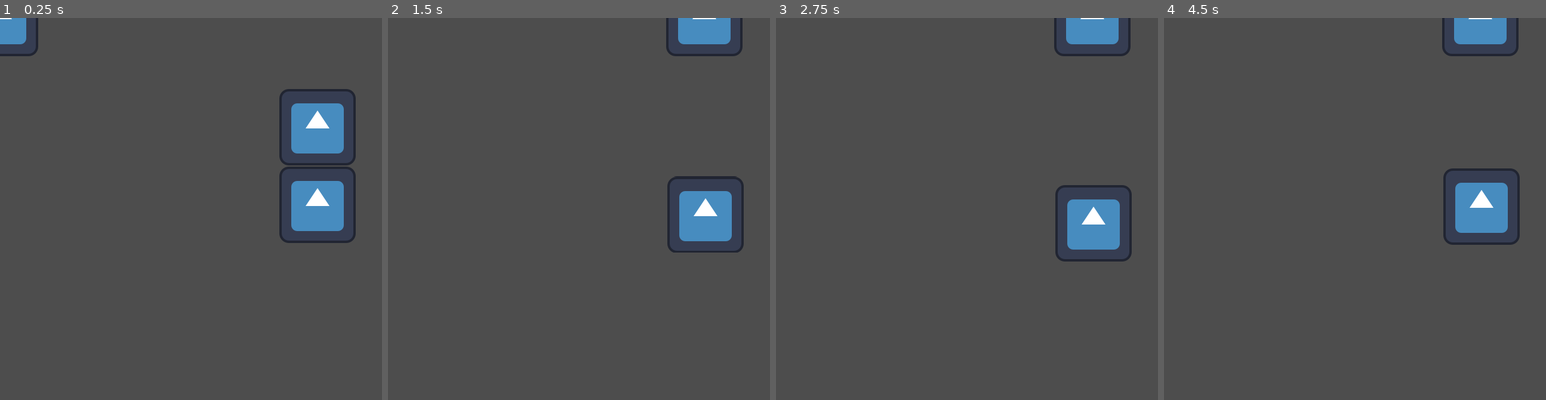
Above: before the commit, frames 1-4 (left to right).
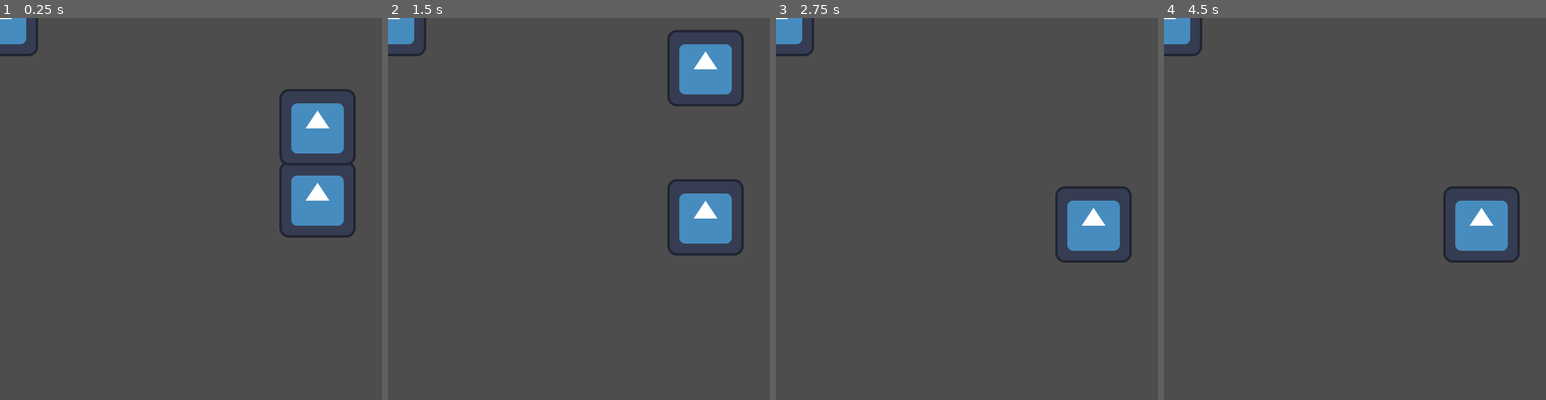
Above: after the commit, the same moments.

Repository: Braden-Kapp/JustFishin
Game: Godot game, scene res://Scenes/node_2d.tscn
Same seed, same stepped clock (60 frames per second), same inputs: the game is played once before the commit and once after it. The project has no main scene, so this scene is started directly. The engine's default icon, where the game draws it, is replaced by a stand-in: a white triangle on a blue panel in a dark square.
Inputs:
- Up to frame 1 (0.25 s): no input
- Up to frame 2 (1.5 s): hold Space (fishButtons) 0.53-1.28 s; tap Space (fishButtons) at 1.35 s
- Up to frame 3 (2.75 s): hold Space (fishButtons) from 2.03 s (still down)
- Up to frame 4 (4.5 s): release Space (fishButtons) at 2.78 s; tap Space (fishButtons) at 2.85, 4.35 s; hold Space (fishButtons) 3.53-4.28 s; tap Enter at 4.25 s

The runs differ from the first frame. In frame 1, 1.0% of the frame differs, in the area x 73-94%, y 38-59%; in frame 2, 4.5%, in the area x 0-94%, y 0-63%; in frame 3, 2.1%; in frame 4, 3.7%.
Error after the commit: Invalid assignment of property or key 'visible' with value of type 'bool' on a base object of type 'null instance'. (res://Scripts/LOADER.gd:36)

Commit message:
Edits to all scripts to sync starting and ending fishing

Diff:
--- a/Scripts/CompletionTracker.gd
+++ b/Scripts/CompletionTracker.gd
@@ -1,29 +1,29 @@
 extends Node2D
-
+signal catch
 
 var startTracking: bool = false
 var current: int
 var gain: bool
-var caught: bool
 
 @onready var sprite = $Sprite2D
 
 func start_tracking():
 	startTracking = true
 	current = 20
-	caught = false
+	sprite.position.x = 0 #TESTINGONLY
 
 
 func _process(delta: float) -> void:
 	if startTracking:
 			if gain:
-				current += 2
+				current += 1
 			else:
 				current -= 1
 
-			if current >= 80:
-				caught = true
-				sprite.position.x = 530
+			if current >= 200:
+				startTracking = false #Stops repeats
+				sprite.position.x = 530 #TESTINGONLY
+				emit_signal("catch")
 
 
 func _on_area_2d_player_area_entered(area: Area2D) -> void:
--- a/Scripts/FishManager.gd
+++ b/Scripts/FishManager.gd
@@ -14,7 +14,8 @@
 #It's that or inspector and I don't really trust the inspector
 func _ready() -> void:
 	# Add fish using helper
-	_create_fish("Bass", "res://Art/icon.svg", 3.5, 1.5, [10.0, 25.5, 40.0])
+	#Y vals should be between -254 and 75
+	_create_fish("Bass", "res://Art/icon.svg", 35, 1.5, [-200.0, 25.5, 30.0, -120, -40, -60, -25])
 	_create_fish("Trout", "res://Art/icon.svg", 5.0, 0.8, [15.0, 30.0, 50.0])
 	_create_fish("Catfish", "res://Art/icon.svg", 1.2, 4.0, [80.0, 90.0, 100.0])
 
--- a/Scripts/Fishing.gd
+++ b/Scripts/Fishing.gd
@@ -14,16 +14,18 @@
 var waitTime: float = 0.0
 var isMoving: bool = false
 
-
+func stop_Fishing():
+	isMoving = false
+	fishSprite.visible = false
+	curFishPositions = []
+	targetPosition.y = 0
+	posSize = 0
 
 func start_Fishing(data: FishData):
 	if not data:
 		return
-
 	# Receive Fish
 	curFish = data
-
-
 	# Set Up
 	speed = curFish.speed * 10
 	waitTime = curFish.wait_time
@@ -34,7 +36,6 @@
 
 	if fishSprite and curFish.image:
 		fishSprite.texture = curFish.image
-
 	# ENSURE coordinates exist
 	if posSize > 0:
 		targetPosition = Vector2(startX, curFishPositions[current])
@@ -46,21 +47,23 @@
 	if not isMoving or posSize == 0:
 		return
 
-	# Move toward current target
+	# Move toward target
 	if global_position != targetPosition:
 		global_position = global_position.move_toward(targetPosition, speed * delta)
 	else:
-		 #pause and pick next position
+		 #pause and pick
 		_advance_to_next_position()
 
 func _advance_to_next_position() -> void:
 	isMoving = false
 
-	# Wait before moving to the next coordinate
+	# Wait before moving
 	if waitTime > 0:
 		await get_tree().create_timer(waitTime * 0.4).timeout
-
-	# Increment index and wrap around safely using modulo (%)
+	# ERROR CHECK: posSize could,ve been set to 0 during await!
+	if posSize == 0:
+		return
+	# Increment index and wrap
 	current = (current + 1) % posSize
 	targetPosition.y = curFishPositions[current]
 
--- a/Scripts/LOADER.gd
+++ b/Scripts/LOADER.gd
@@ -3,11 +3,47 @@
 @onready var manager = $FishManager
 @onready var fish = $Fish
 @onready var tracker = $CompletionTracker
-# Called when the node enters the scene tree for the first time.
+@onready var player = $Player
+
+#Sprites To Have a toggle all visibilty function here
+#Better Here than having to deal with all scripts
+@onready var playerSprite = $Player/PlayerSprite
+@onready var fishSprite = $Fish/FishSprite
+@onready var barSprite = $Art/FishingBar
+@onready var CompletionSprite = $CompletionTracker/Sprite2D
+
 func _ready():
-	fish.start_Fishing(manager.fish_library[0])
-	tracker.start_tracking()
+	if player.has_signal("cast"):
+		player.cast.connect(on_cast)
+	if tracker.has_signal("catch"):
+		tracker.catch.connect(on_catch)
+	#fish.start_Fishing(manager.fish_library[0])
+	#tracker.start_tracking()
 
 # Called every frame. 'delta' is the elapsed time since the previous frame.
 func _process(delta: float) -> void:
 	pass
+
+func hide_fishing():
+	playerSprite.visible = false
+	fishSprite.visible = false
+	barSprite.visible = false
+	CompletionSprite.visible = false
+
+func show_fishing():
+	playerSprite.visible = true
+	fishSprite.visible = true
+	barSprite.visible = true
+	CompletionSprite.visible = true
+
+func on_cast():
+	show_fishing()
+	player.fishing = true
+	fish.start_Fishing(manager.fish_library[1])
+	tracker.start_tracking()
+
+func on_catch():
+	hide_fishing()
+	fish.stop_Fishing()
+	#await fish being thrown animation
+	player.fishing = false
--- a/Scripts/player.gd
+++ b/Scripts/player.gd
@@ -1,8 +1,11 @@
 extends RigidBody2D
+signal cast
 
-# Adjust this force to combat your project's gravity settings
-const UP = -2000.0
+@export var up = -1500.0
+var fishing = false
 
 func _physics_process(_delta: float) -> void:
-	if Input.is_action_pressed("fishButtons"):
-		apply_central_force(Vector2(0, UP))
+	if !fishing && Input.is_action_pressed("fishButtons"):
+		emit_signal("cast")
+	elif fishing  && Input.is_action_pressed("fishButtons"):
+		apply_central_force(Vector2(0, up))
